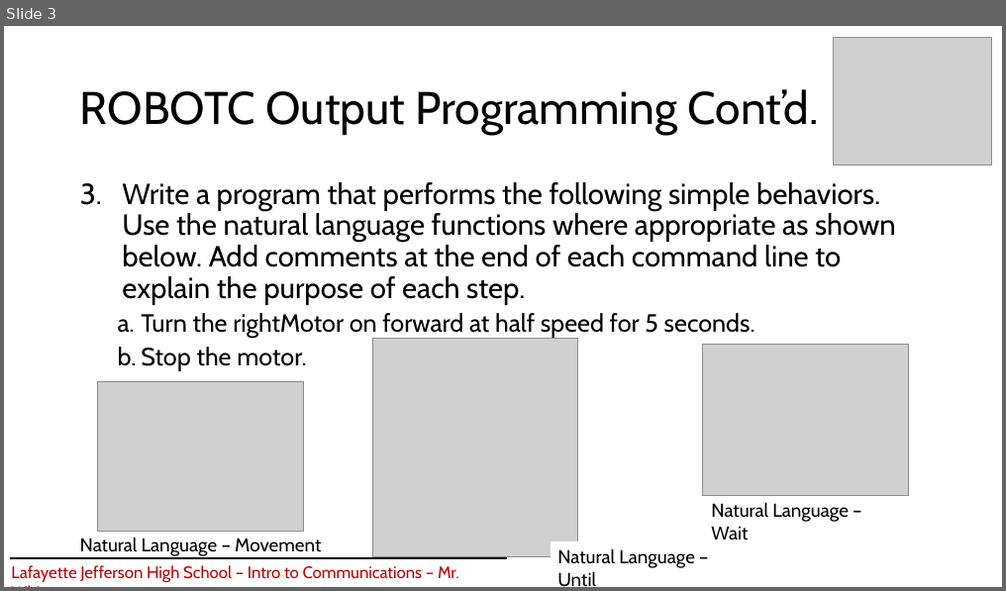
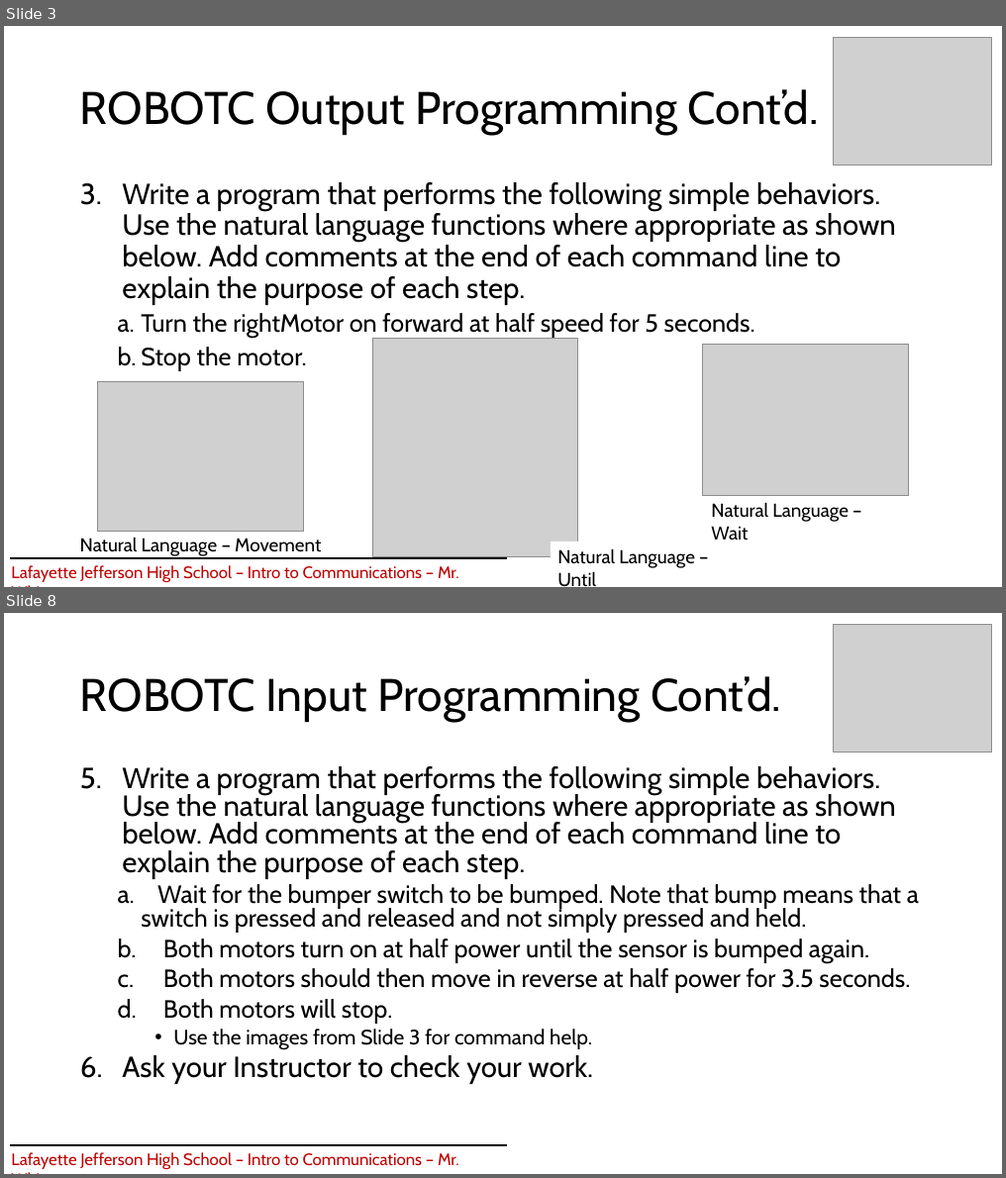
Before and after one commit to CJ-Marks/JHS-ObstacleRacer-Assignment, a slide deck: Procedures/ItC - Procedure 02 - ROBOTC IOs.pptx. Shown one above the other, each under a label of ours: slide 3 before the commit, slides 3 and 8 after it; the slides between them are not shown. The pictures are 1006x591 and 1006x1178 pixels, drawn with LibreOffice and Linux fonts; fonts in the diff are those of the drawing; grey boxes stand for pictures. Boxes give left, top, right and bottom in pixels: in the first picture for what was removed or moved away, otherwise in the second. Text is boxed around its words. In the diff, an @@ line names an element or a change of style, - is before the commit and + after.

```diff
--- a/Procedures/ItC - Procedure 02 - ROBOTC IOs.pptx
+++ b/Procedures/ItC - Procedure 02 - ROBOTC IOs.pptx
@@ slide 8 added at [4, 613, 1002, 1174], background #FFFFFF @@
@@ picture added at [834, 624, 991, 752] @@
@@ title added at [80, 676, 781, 722], 44 pt, text #000000 @@
+ROBOTC Input Programming Cont’d.
@@ text added at [122, 766, 919, 1084], 24 pt, text #000000 @@
+5. Write a program that performs the following simple behaviors. Use the natural language functions where appropriate as shown below. Add comments at the end of each command line to explain the purpose of each step.
+  a. Wait for the bumper switch to be bumped. Note that bump means that a switch is pressed and released and not simply pressed and held.
+  b. Both motors turn on at half power until the sensor is bumped again.
+  c. Both motors should then move in reverse at half power for 3.5 seconds.
+  d. Both motors will stop.
+    • Use the images from Slide 3 for command help.
+6. Ask your Instructor to check your work.
@@ line added from (9, 1146) to (507, 1146), #000000 1 pt @@
@@ text added at [11, 1153, 459, 1169], 16 pt, text #C00000 @@
+Lafayette Jefferson High School – Intro to Communications – Mr. White
```
Also in this commit, not shown: 2 slides changed, 2 other slides added.
